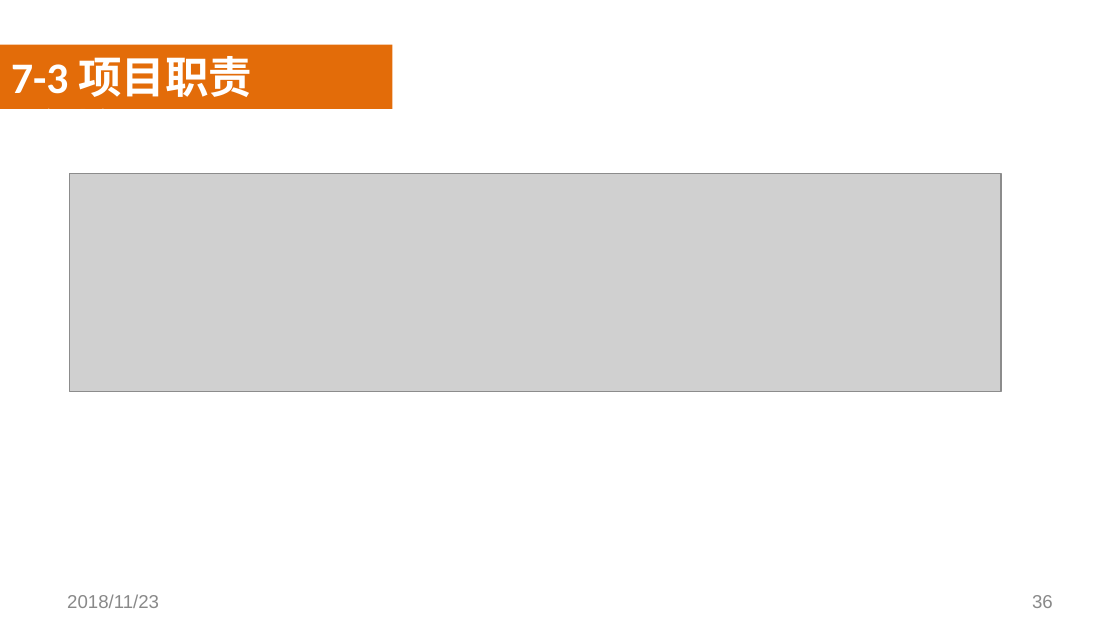
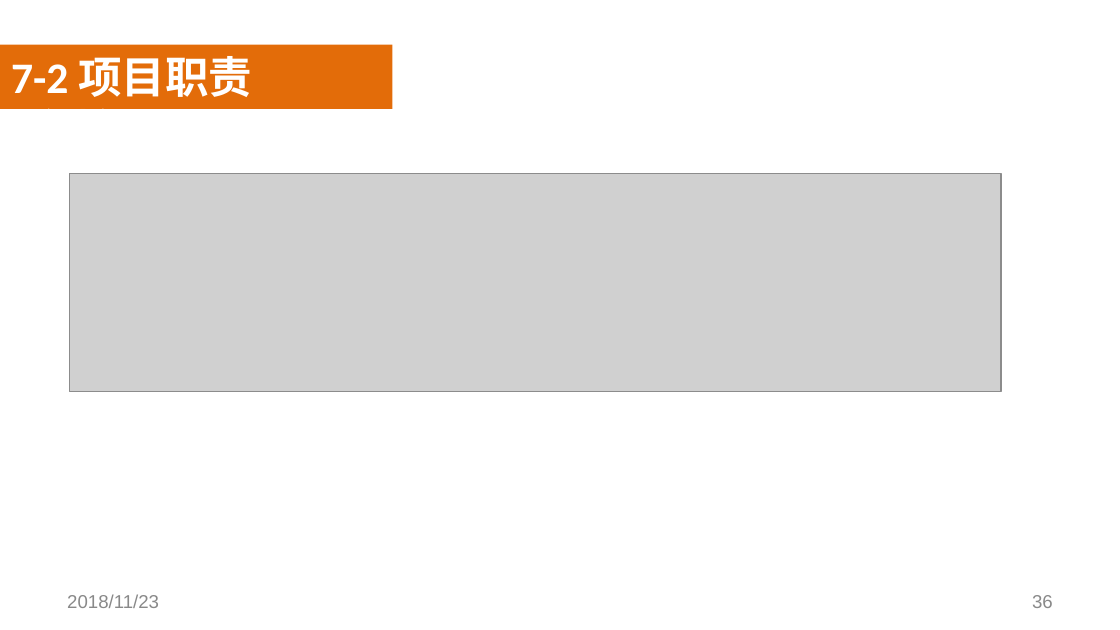
Before and after one commit to SoftwareRequirtmentsG02/Document, a slide deck: slide 36 of 案例教学系统/受控文档/分析设计/PPT/PRD2018-G02-需求工程PPT(III).pptx. Drawn at 1120x630 pixels with LibreOffice and Linux fonts; fonts in the diff are those of the drawing; grey boxes stand for pictures; background and template pictures are left out. Boxes give left, top, right and bottom in pixels: in the first picture for what was removed or moved away, otherwise in the second. Text is boxed around its words. In the diff, an @@ line names an element or a change of style, - is before the commit and + after.

```diff
--- a/案例教学系统/受控文档/分析设计/PPT/PRD2018-G02-需求工程PPT(III).pptx
+++ b/案例教学系统/受控文档/分析设计/PPT/PRD2018-G02-需求工程PPT(III).pptx
@@ text at (x1=11, y1=56, x2=252, y2=109): text changed @@
-7-3 项目职责（续）
+7-2 项目职责（续）
```
Also in this commit, not shown: 8 other slides changed, 2 slides added, 2 slides removed, 2 other files.
